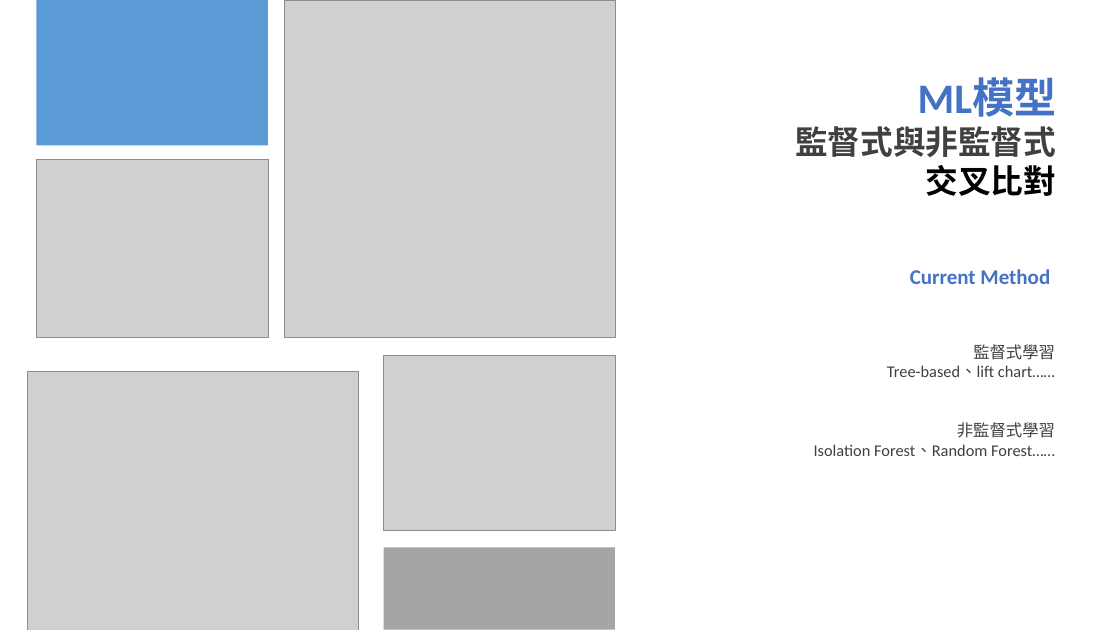
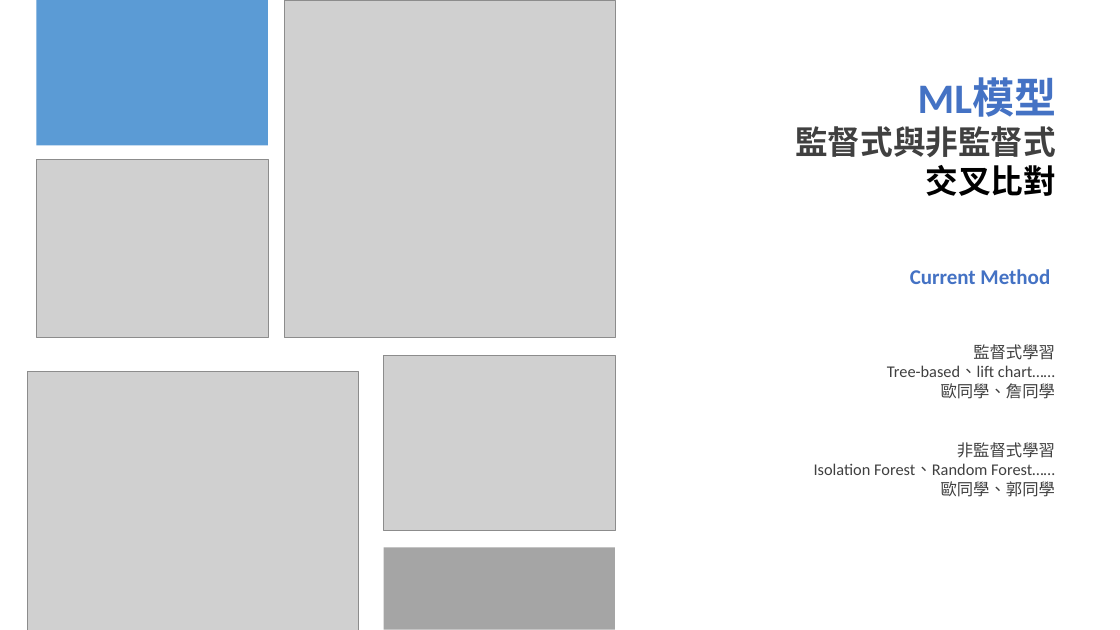
Before and after one commit to weipo0116/FinTech, a slide deck: slide 8 of homework/第二次階段回報.pptx. Drawn at 1120x630 pixels with LibreOffice and Linux fonts; fonts in the diff are those of the drawing; grey boxes stand for pictures. Boxes give left, top, right and bottom in pixels: in the first picture for what was removed or moved away, otherwise in the second. Text is boxed around its words. In the diff, an @@ line names an element or a change of style, - is before the commit and + after.

```diff
--- a/homework/第二次階段回報.pptx
+++ b/homework/第二次階段回報.pptx
@@ text at (x1=941, y1=383, x2=1055, y2=399): paragraph added @@
+歐同學、詹同學
@@ text at (x1=941, y1=481, x2=1055, y2=497): paragraph added @@
+歐同學、郭同學
```
Also in this commit, not shown: 1 other slide changed.
